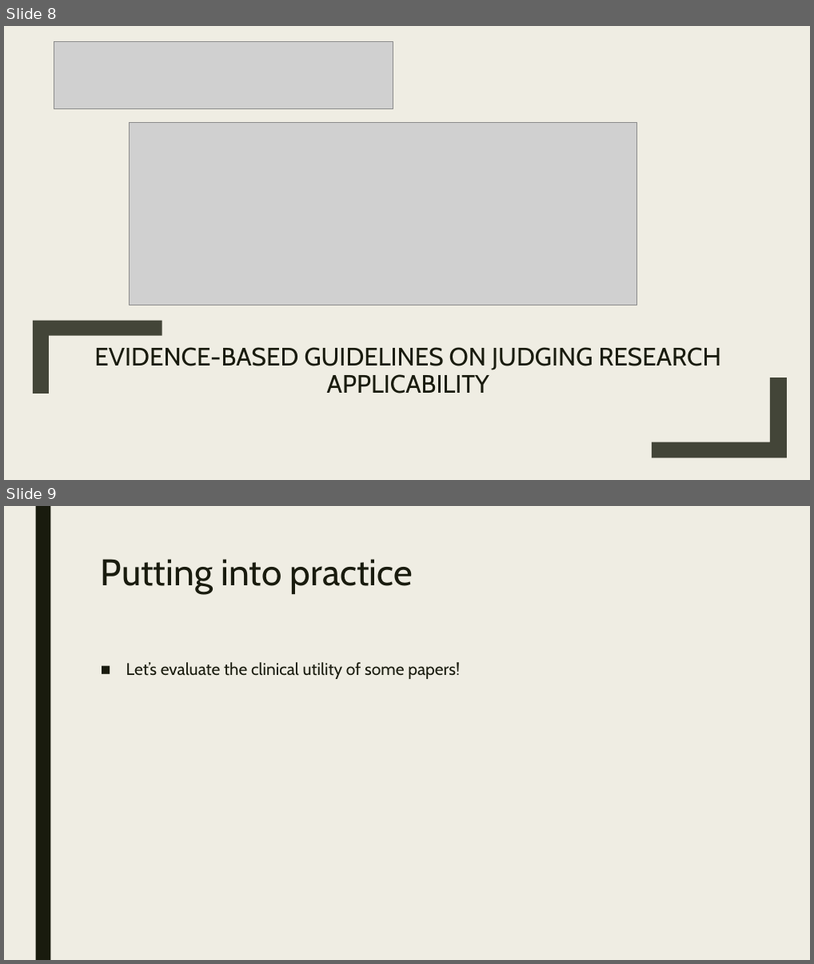
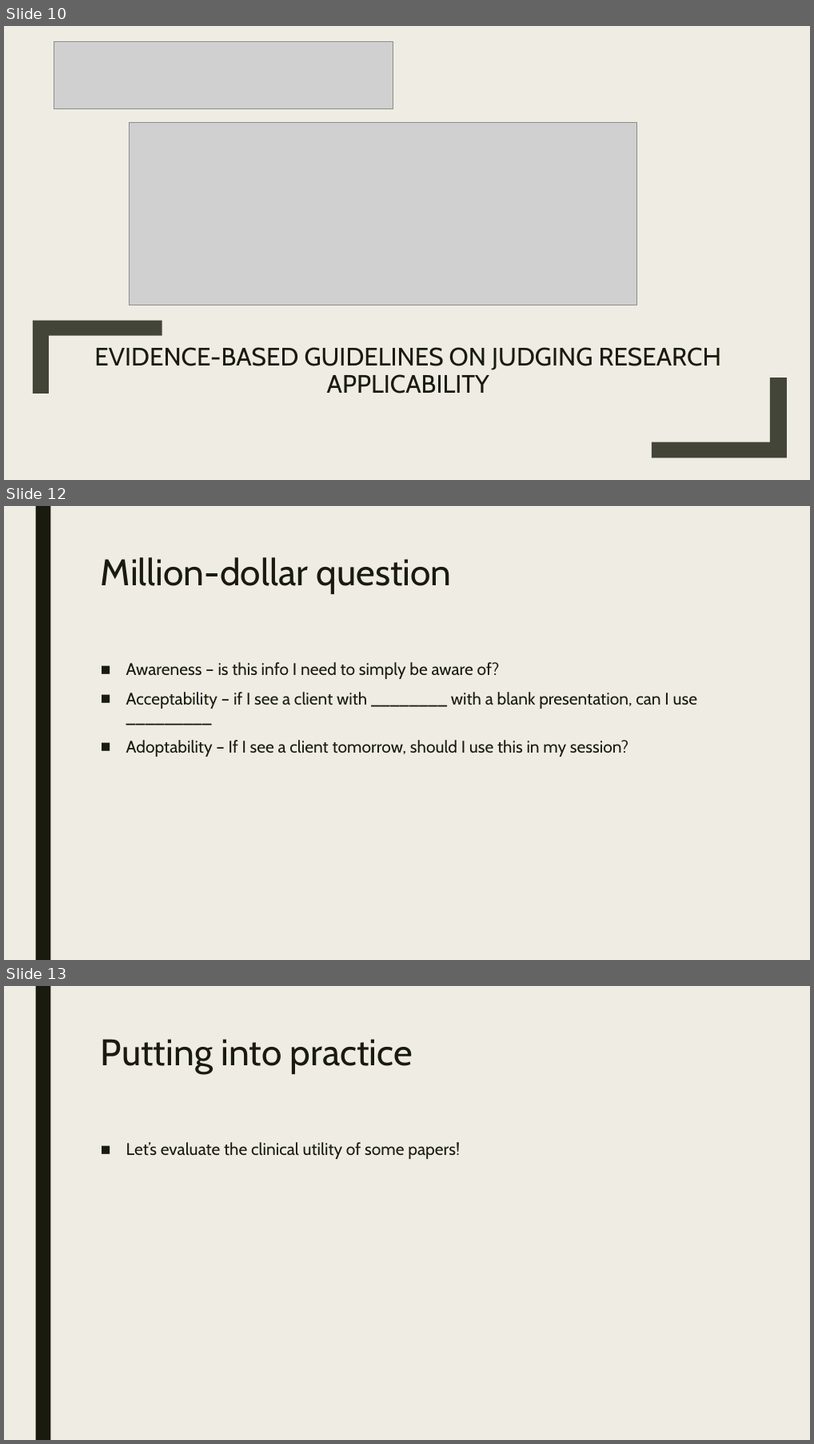
Before and after one commit to Jim-Wright90/cds_663_winter_2021, a slide deck: slides/Translating the evidence_presentation.pptx. Shown one above the other, each under a label of ours: slides 8 and 9 before the commit, slides 10, 12 and 13 after it; the slides between them are not shown. The pictures are 814x964 and 814x1444 pixels, drawn with LibreOffice and Linux fonts; fonts in the diff are those of the drawing; grey boxes stand for pictures. Boxes give left, top, right and bottom in pixels: in the first picture for what was removed or moved away, otherwise in the second. Text is boxed around its words. In the diff, an @@ line names an element or a change of style, - is before the commit and + after.

```diff
--- a/slides/Translating the evidence_presentation.pptx
+++ b/slides/Translating the evidence_presentation.pptx
@@ slide 12 added at (4, 506, 810, 960), background #EFEDE3; not listed: 1 template element that a slide beside it also shows @@
@@ title added at (101, 557, 451, 594), 44 pt, text #191B0E @@
+Million-dollar question
@@ text added at (126, 662, 698, 756), 20 pt, text #191B0E @@
+■ Awareness – is this info I need to simply be aware of?
+■ Acceptability – if I see a client with ________ with a blank presentation, can I use _________
+■ Adoptability – If I see a client tomorrow, should I use this in my session?
@@ what was slide 8 is now slide 10 @@
@@ what was slide 9 is now slide 13 @@
```
Also in this commit, not shown: 3 slides changed, 5 other slides added, 1 other file.
